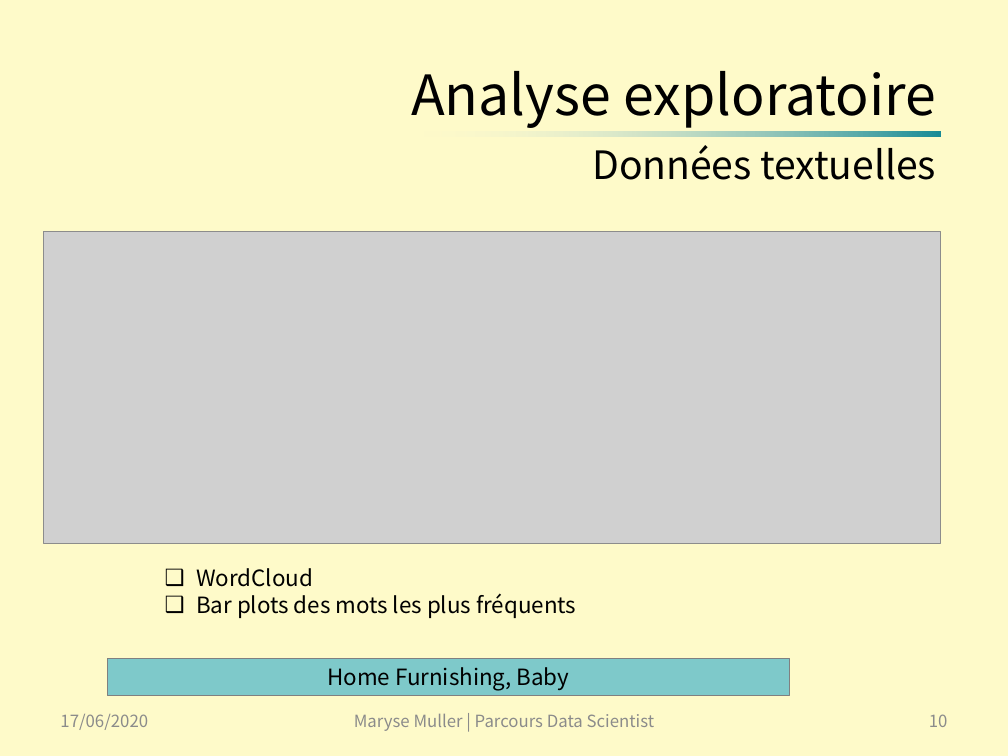
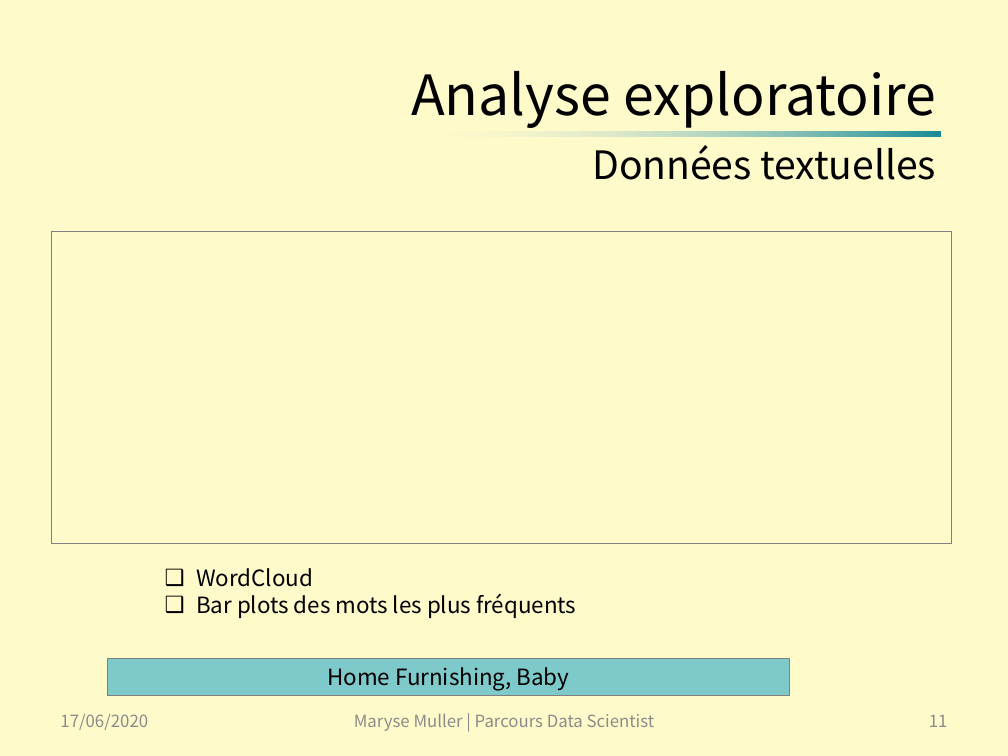
Before and after one commit to SmellyArmure/OC_DS_Project6, a slide deck: slide 11 of PRESENTATION/Projet6.pptx (slide 10 before the commit). Drawn at 1008x756 pixels with LibreOffice and Linux fonts; fonts in the diff are those of the drawing; grey boxes stand for pictures. Boxes give left, top, right and bottom in pixels: in the first picture for what was removed or moved away, otherwise in the second. Text is boxed around its words. In the diff, an @@ line names an element or a change of style, - is before the commit and + after.

```diff
--- a/PRESENTATION/Projet6.pptx
+++ b/PRESENTATION/Projet6.pptx
@@ picture removed at bbox=[43, 232, 940, 544] @@
@@ rectangle added at bbox=[51, 232, 952, 544], outline #808080 0.5 pt @@
@@ page number at bbox=[929, 715, 948, 727]: text changed @@
-10
+11
```
Also in this commit, not shown: 12 other slides changed, 10 slides added, 1 slide removed, 12 other files.
